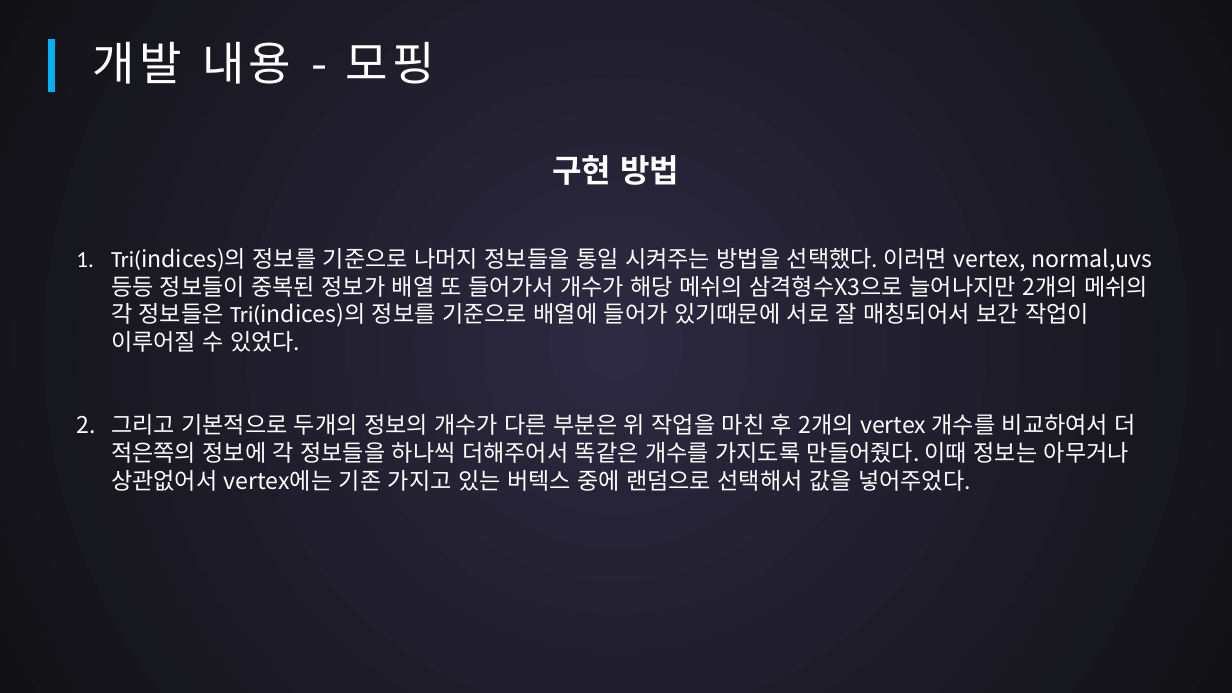
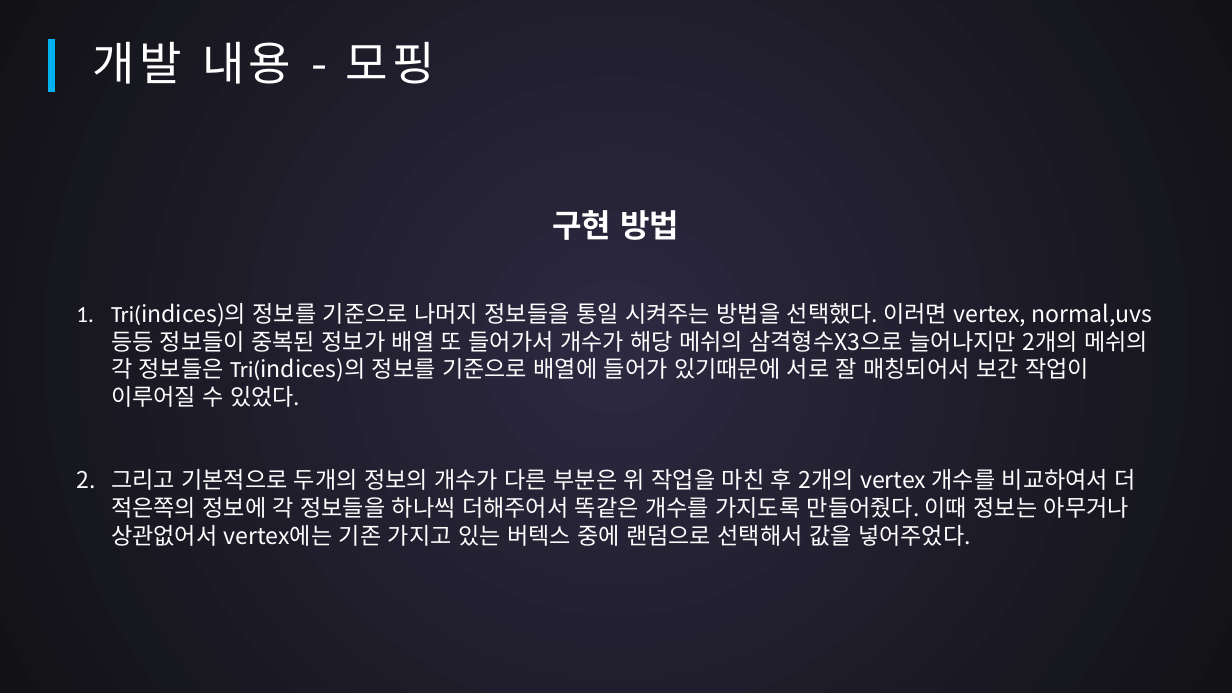
Before and after one commit to SuperTaeJun/GraduationWork, a slide deck: slide 9 of 작업일지 && 졸작자료/중간평가.pptx. Drawn at 1232x693 pixels with LibreOffice and Linux fonts; fonts in the diff are those of the drawing. Boxes give left, top, right and bottom in pixels: in the first picture for what was removed or moved away, otherwise in the second. Text is boxed around its words. In the diff, an @@ line names an element or a change of style, - is before the commit and + after.

```diff
--- a/작업일지 && 졸작자료/중간평가.pptx
+++ b/작업일지 && 졸작자료/중간평가.pptx
@@ text "구현 방법" moved from (x1=111, y1=155, x2=1152, y2=491) to (x1=111, y1=210, x2=1152, y2=546) @@
```
Also in this commit, not shown: 12 other slides changed.
